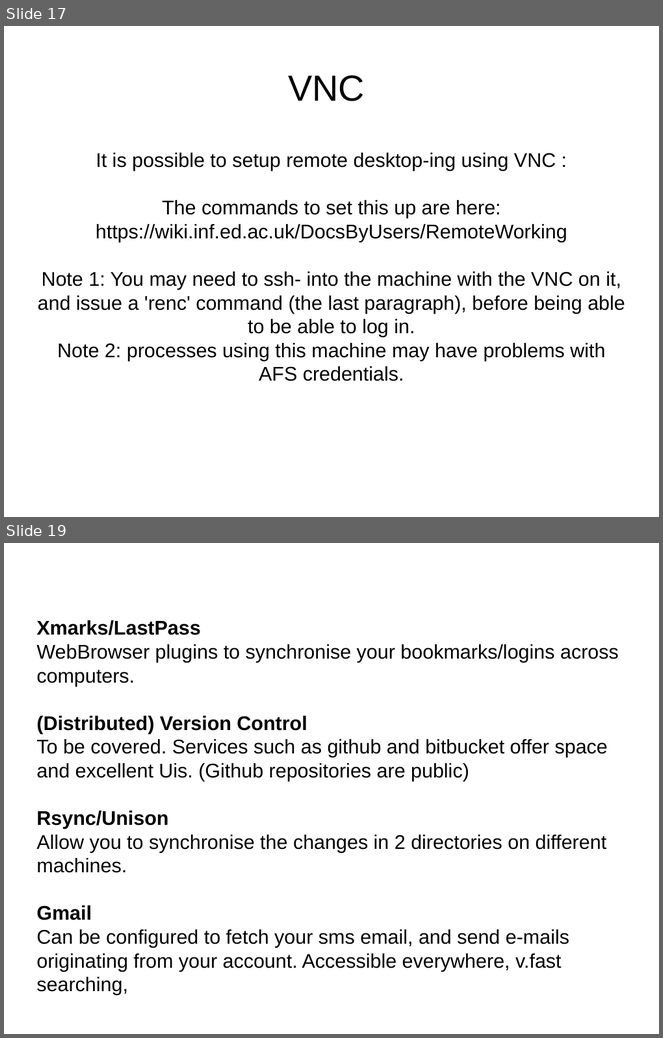
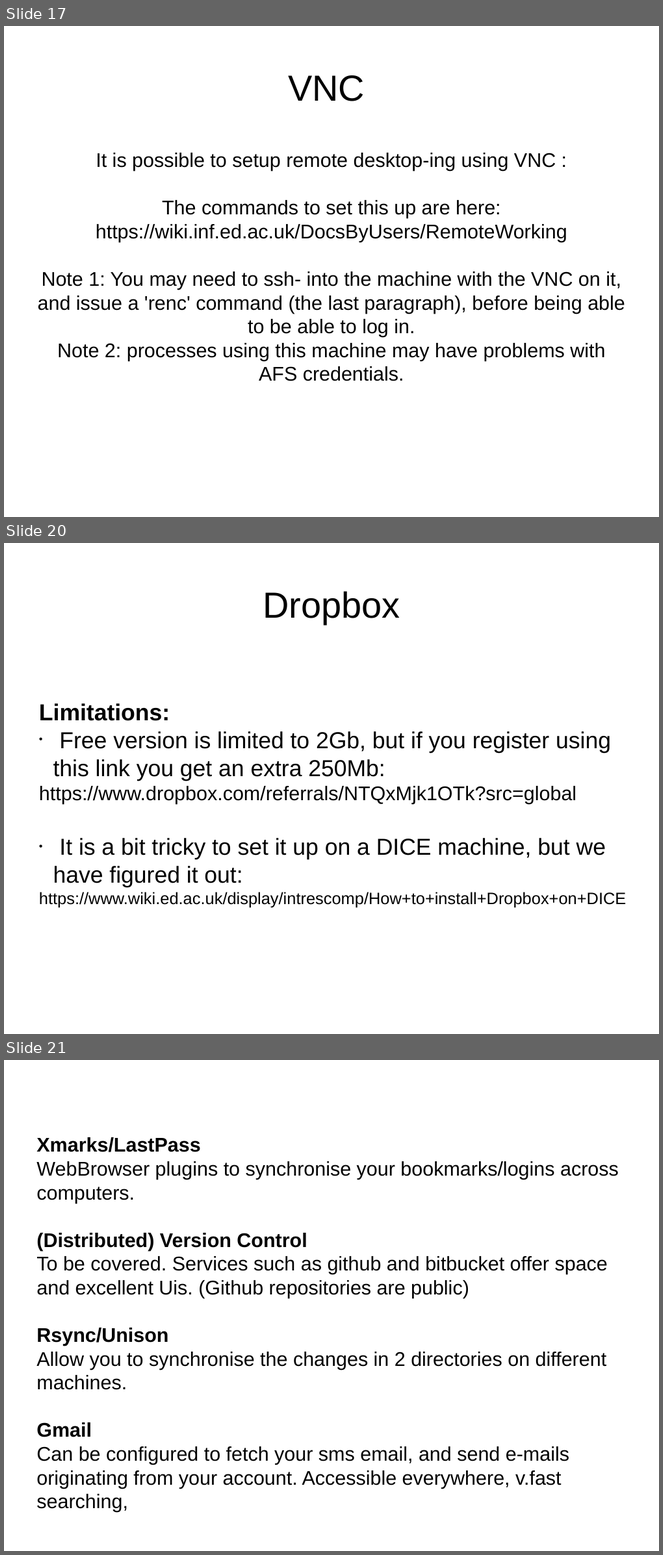
Before and after one commit to mikehulluk/IntroductionToResearchComputing, a slide deck: Wk2/WorkingRemotelyAndSynchronously.odp. Shown one above the other, each under a label of ours: slides 17 and 19 before the commit, slides 17, 20 and 21 after it; the slides between them are not shown. The pictures are 663x1038 and 663x1555 pixels, drawn with LibreOffice and Linux fonts; fonts in the diff are those of the drawing. Boxes give left, top, right and bottom in pixels: in the first picture for what was removed or moved away, otherwise in the second. Text is boxed around its words. In the diff, an @@ line names an element or a change of style, - is before the commit and + after.

```diff
--- a/Wk2/WorkingRemotelyAndSynchronously.odp
+++ b/Wk2/WorkingRemotelyAndSynchronously.odp
@@ slide 20 added at <box>4,543,659,1034</box>, background #FFFFFF @@
@@ title added at <box>263,591,400,624</box>, 44 pt, text #000000 @@
+Dropbox
@@ subtitle added at <box>39,704,626,908</box>, 28 pt, text #000000 @@
+Limitations:
+• Free version is limited to 2Gb, but if you register using this link you get an extra 250Mb:
+https://www.dropbox.com/referrals/NTQxMjk1OTk?src=global
+• It is a bit tricky to set it up on a DICE machine, but we have figured it out:
+https://www.wiki.ed.ac.uk/display/intrescomp/How+to+install+Dropbox+on+DICE
@@ what was slide 19 is now slide 21 @@
```
Also in this commit, not shown: 2 other slides added, 1 slide removed.
